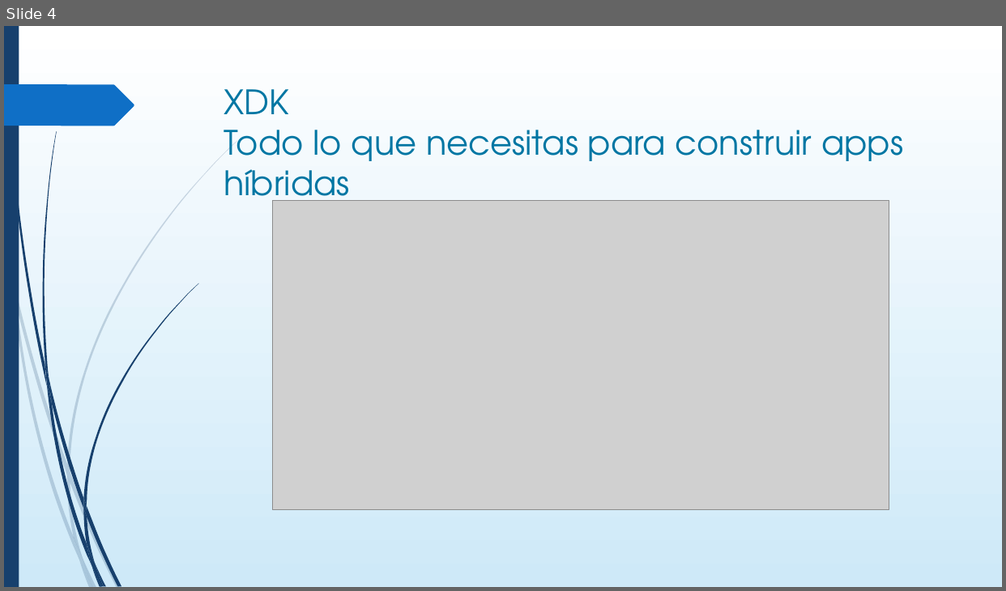
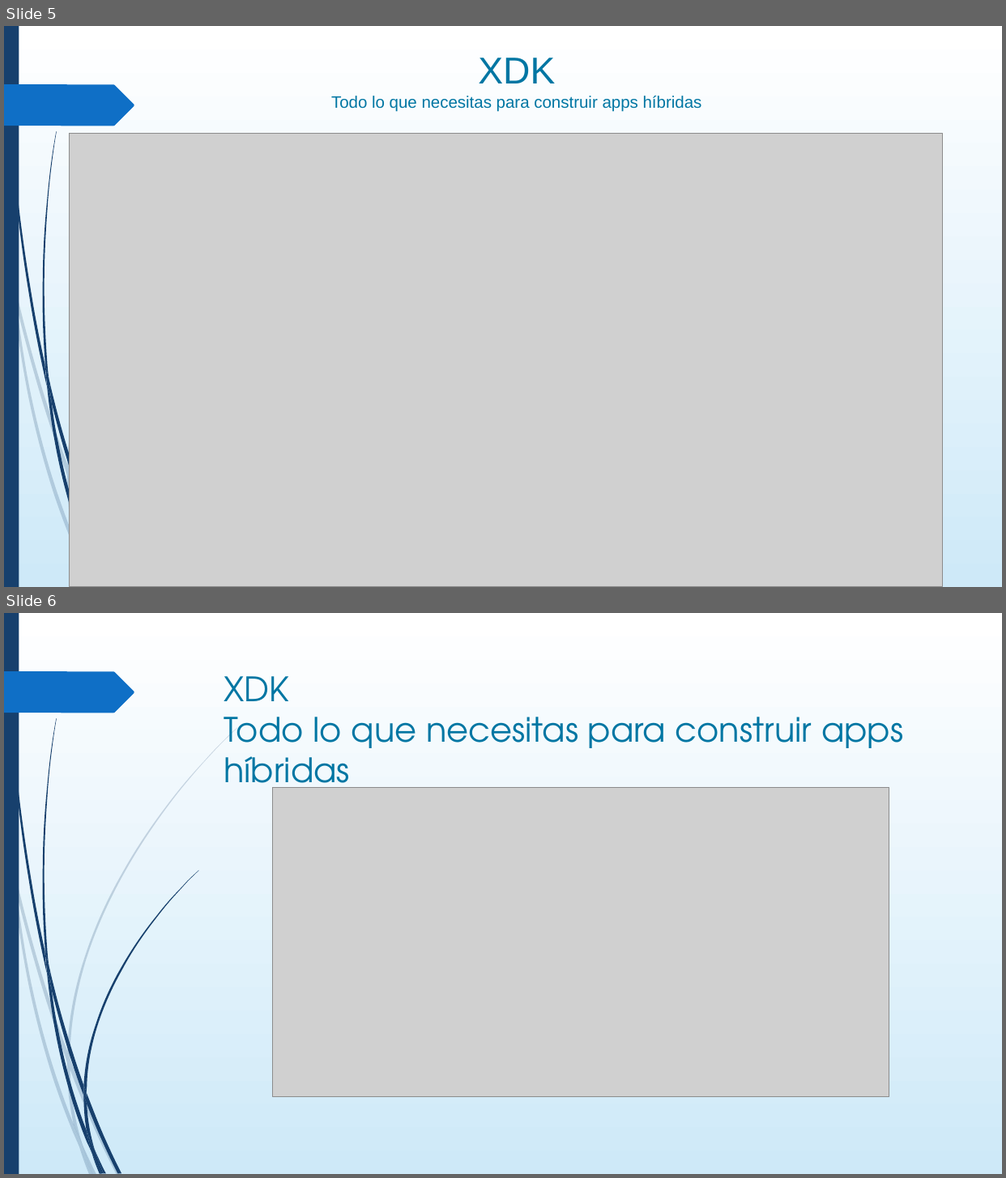
Before and after one commit to ivansoriasolis/ISII-20151-CardenasNavarro2, a slide deck: documentos/PresentacionEnergia.pptx. Shown one above the other, each under a label of ours: slide 4 before the commit, slides 5 and 6 after it. The pictures are 1006x591 and 1006x1178 pixels, drawn with LibreOffice and Linux fonts; fonts in the diff are those of the drawing; grey boxes stand for pictures. Boxes give left, top, right and bottom in pixels: in the first picture for what was removed or moved away, otherwise in the second. Text is boxed around its words. In the diff, an @@ line names an element or a change of style, - is before the commit and + after.

```diff
--- a/documentos/PresentacionEnergia.pptx
+++ b/documentos/PresentacionEnergia.pptx
@@ slide 5 added at [4,26,1002,587], background gradient #FFFFFF to #CEEAF9; not listed: 21 template elements that a slide beside it also shows @@
@@ title added at [331,58,702,112], 16 pt, text #0076A3 @@
+XDK
+Todo lo que necesitas para construir apps híbridas
@@ picture added at [69,134,943,587] @@
@@ what was slide 4 is now slide 6 @@
```
Also in this commit, not shown: 2 slides changed, 2 other slides added, 1 slide removed, 17 other files.
